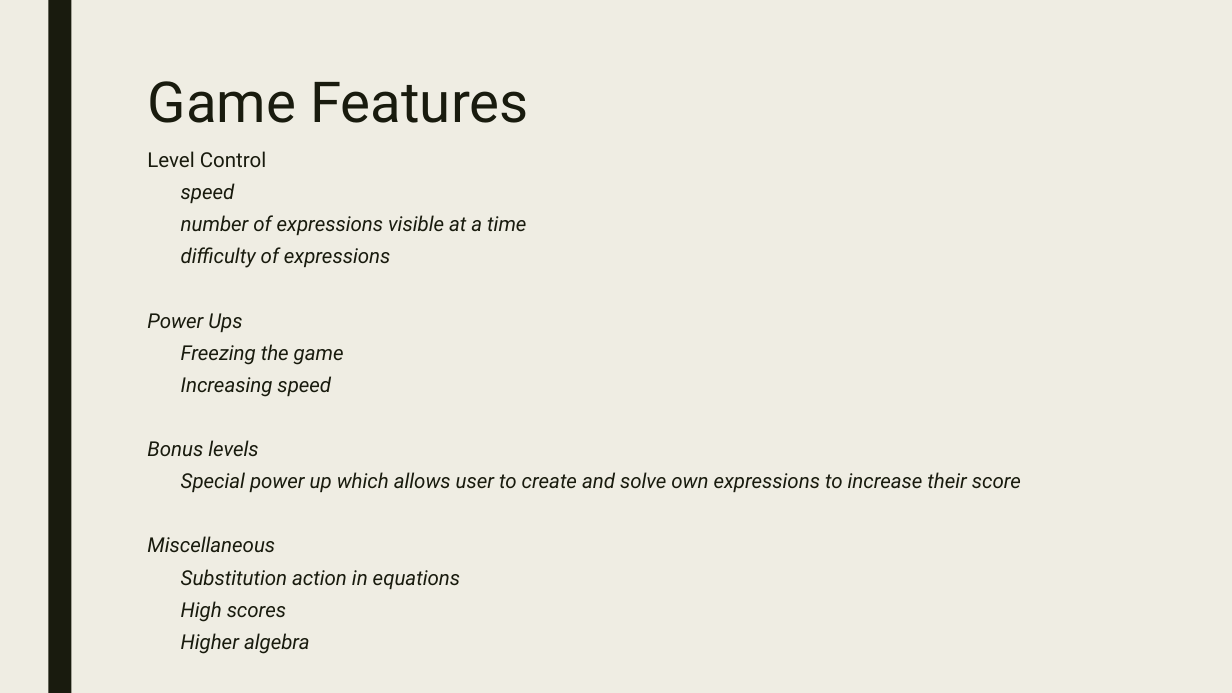
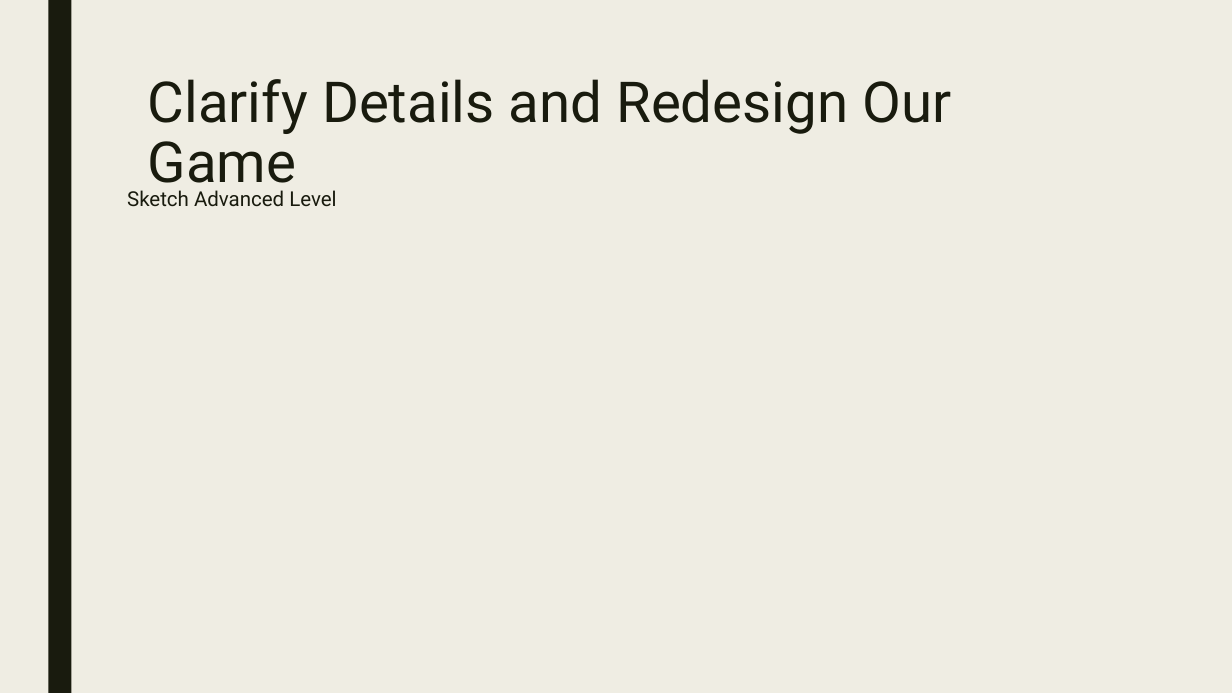
Before and after one commit to eweitnauer/gm-play-iub-2017, a slide deck: slide 6 of demo_1/docs/GM_One.pptx (slide 12 before the commit). Drawn at 1232x693 pixels with LibreOffice and Linux fonts; fonts in the diff are those of the drawing. Boxes give left, top, right and bottom in pixels: in the first picture for what was removed or moved away, otherwise in the second. Text is boxed around its words. In the diff, an @@ line names an element or a change of style, - is before the commit and + after.

```diff
--- a/demo_1/docs/GM_One.pptx
+++ b/demo_1/docs/GM_One.pptx
@@ title at box(148, 79, 951, 195): text changed @@
-Game Features
+Clarify Details and Redesign Our Game
@@ text at box(127, 190, 336, 206): text changed; italic off @@
-Level Control
-  speed
-  number of expressions visible at a time
-  difficulty of expressions
-  Power Ups
-  Freezing the game
-  Increasing speed
-  Bonus levels
-  Special power up which allows user to create and solve own expressions to increase their score
-  Miscellaneous
-  Substitution action in equations
-  High scores
-  Higher algebra
+Sketch Advanced Level
```
Also in this commit, not shown: 2 other slides changed, 4 slides added, 9 slides removed, 3 other files.
